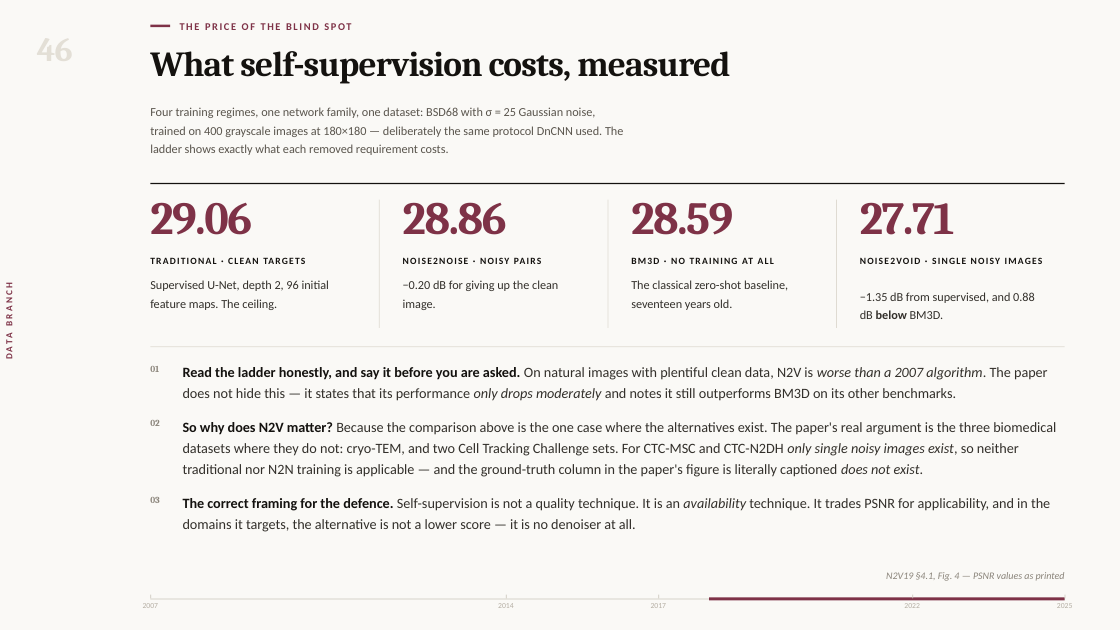
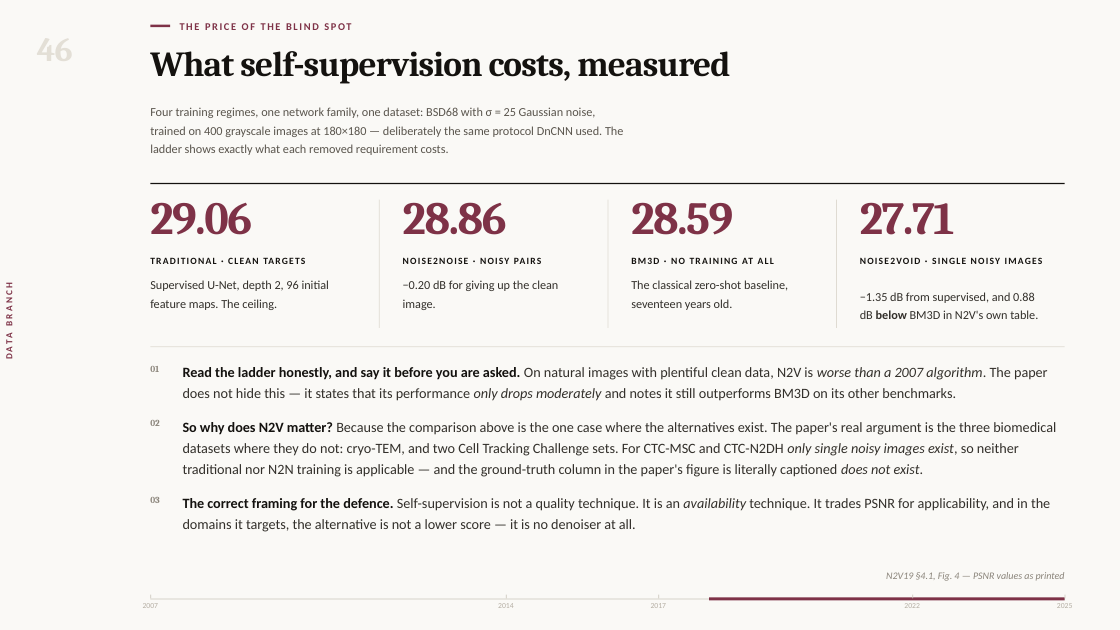
Before and after one commit to NavidZareSWE/DnCNN-Foundations-to-State-of-the-Art, a slide deck: slide 54 of docs/Stage 3/1-deliverable/Stage3_Master_Deck.pptx. Drawn at 1120x630 pixels with LibreOffice and Linux fonts; fonts in the diff are those of the drawing. Boxes give left, top, right and bottom in pixels: in the first picture for what was removed or moved away, otherwise in the second. Text is boxed around its words. In the diff, an @@ line names an element or a change of style, - is before the commit and + after.

```diff
--- a/docs/Stage 3/1-deliverable/Stage3_Master_Deck.pptx
+++ b/docs/Stage 3/1-deliverable/Stage3_Master_Deck.pptx
@@ text at (860,292,1038,319): text changed @@
-−1.35 dB from supervised, and 0.88 dB below BM3D.
+−1.35 dB from supervised, and 0.88 dB below BM3D in N2V's own table.
```
Also in this commit, not shown: 33 other slides changed, 3 slides added, 5 other files.
